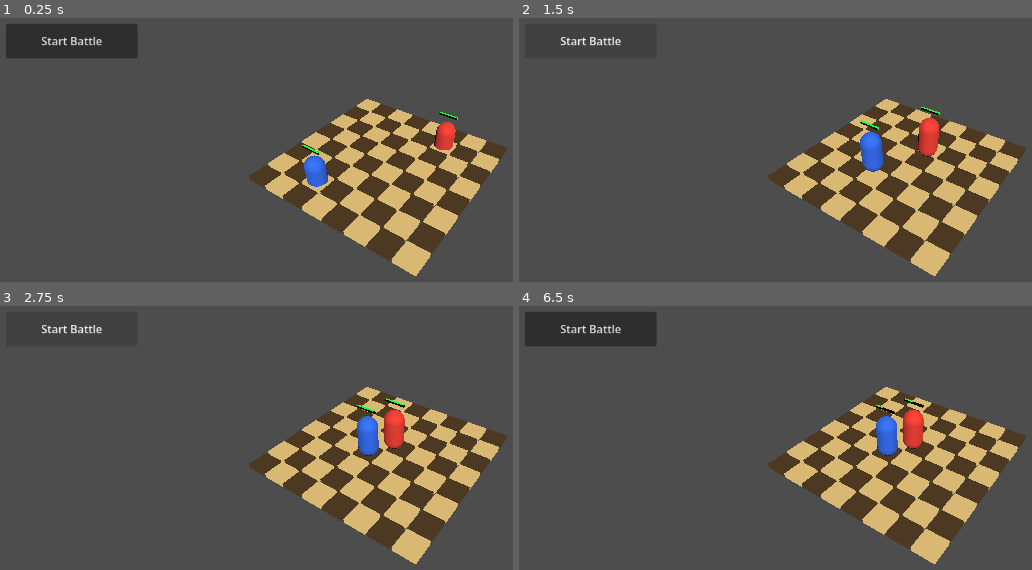
Above: before the commit, frames 1-4 (two rows, left to right).
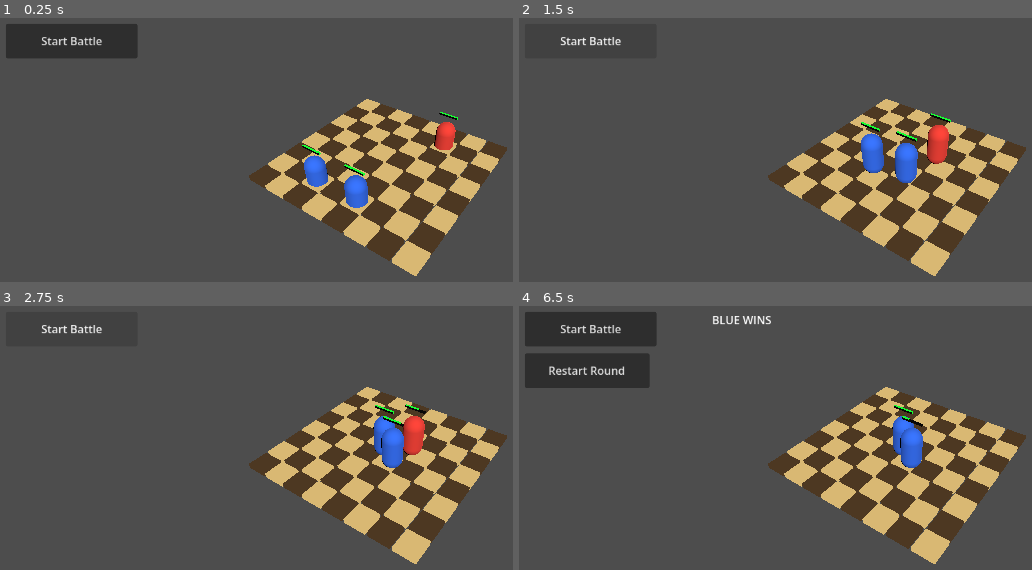
Above: after the commit, the same moments.

Repository: janmgryka-bit/warmarket
Game: Godot game, scene res://scenes/Main.tscn
The game is run twice, just before and just after one commit, with the same random seed, the same clock (stepped at 60 frames per second) and the same inputs.
Inputs (mouse positions are in pixels of both pictures, inside the frame that each line leads up to):
- Up to frame 1 (0.25 s): no input
- Up to frame 2 (1.5 s): click "Start Battle" at 0.5 s; click "Start Battle" at 1.25 s
- Up to frame 3 (2.75 s): click "Start Battle" at 2 s
- Up to frame 4 (6.5 s): tap Enter at 2.75, 4.25, 5.75 s; move the mouse to (outside the picture) at 2.77 s; click (outside the picture) at 2.92 s; tap Space at 3.5, 5 s; move the mouse to (744, 538) at 3.52 s; click (744, 538) at 3.67 s; move the mouse to (985, 416) at 4.27 s; click (985, 416) at 4.42 s; move the mouse to (outside the picture) at 5.02 s; click (outside the picture) at 5.17 s; move the mouse to (outside the picture) at 5.77 s; click (outside the picture) at 5.92 s

The runs differ from the first frame. In frame 1, 0.5% of the frame differs, in the area x 67-72%, y 55-72%; in frame 2, 1.6%; in frame 3, 2.2%; in frame 4, 4.8%, in the area x 1-79%, y 3-62%.

Commit message:
Add multiple player units test

Diff:
--- a/godot_project/war-market/scripts/game.gd
+++ b/godot_project/war-market/scripts/game.gd
@@ -38,6 +38,7 @@
 
 func spawn_test_units() -> void:
 	spawn_unit_by_id("roman_legionary", 0, Vector2i(2, 6))
+	spawn_unit_by_id("roman_legionary", 0, Vector2i(4, 6))
 	spawn_unit_by_id("viking_berserker", 1, Vector2i(5, 1))
 
 func spawn_unit_by_id(unit_id: String, team_id: int, grid_pos: Vector2i) -> CharacterBody3D:
